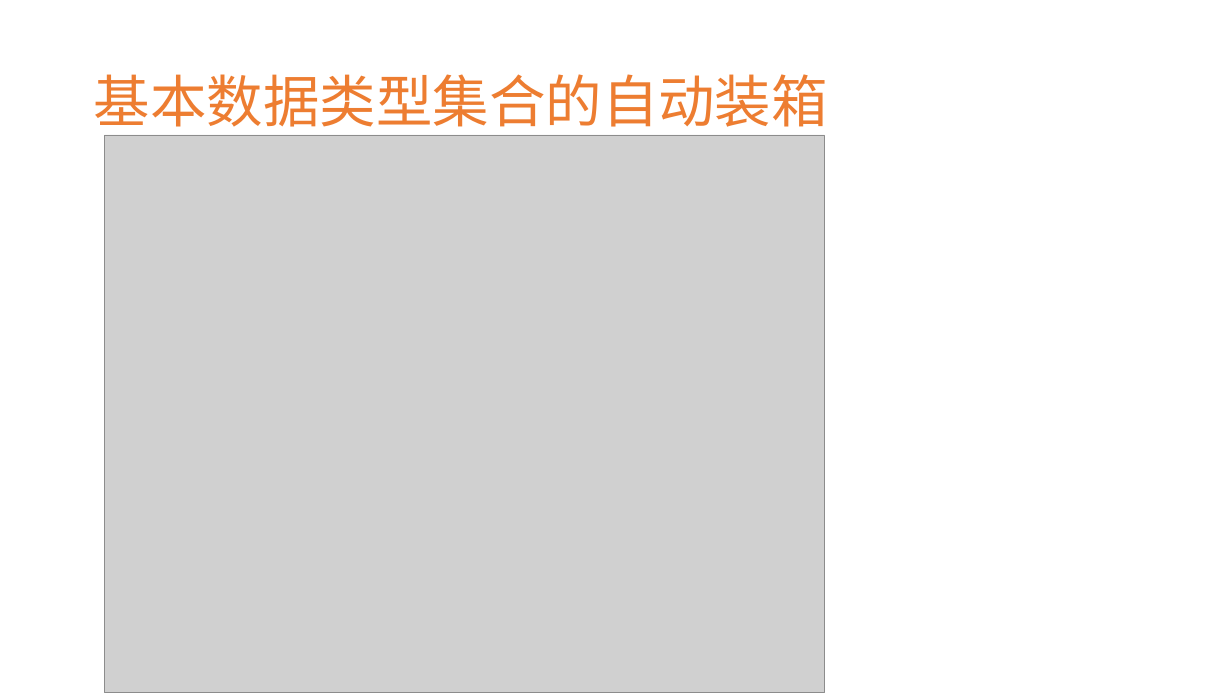
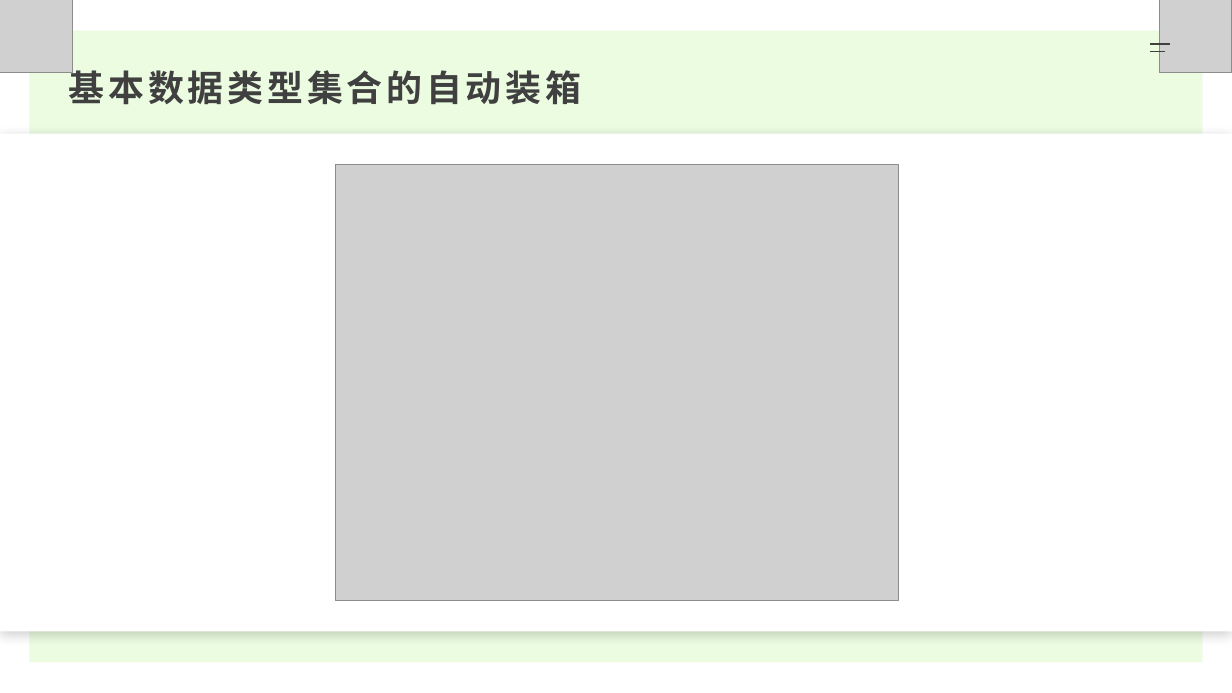
Before and after one commit to JiangJibo/project, a slide deck: slide 8 of web/src/main/resources/Java内存优化分享.pptx (slide 6 before the commit). Drawn at 1232x693 pixels with LibreOffice and Linux fonts; fonts in the diff are those of the drawing; grey boxes stand for pictures. Boxes give left, top, right and bottom in pixels: in the first picture for what was removed or moved away, otherwise in the second. Text is boxed around its words. In the diff, an @@ line names an element or a change of style, - is before the commit and + after.

```diff
--- a/web/src/main/resources/Java内存优化分享.pptx
+++ b/web/src/main/resources/Java内存优化分享.pptx
@@ picture added at (0, 0, 73, 73) @@
@@ picture added at (1160, 0, 1232, 73) @@
@@ rectangle added at (30, 30, 1202, 663), fill #EBFCE1 @@
@@ line added from (1150, 44) to (1171, 44), #404040 1 pt @@
@@ line added from (1150, 52) to (1165, 52), #404040 1 pt @@
@@ text "基本数据类型集合的自动装箱": place and size @@
-text "基本数据类型集合的自动装箱" at (94, 74, 828, 137)
+text "基本数据类型集合的自动装箱" at (69, 64, 582, 105)
@@ text "基本数据类型集合的自动装箱" at (69, 64, 582, 105): size 44 to 28 pt, text colour #ED7D31 to #404040, letter spacing 0 to 3 pt, bold on; line spacing 0.9 to 1; more space between paragraphs; vertical alignment middle to top @@
@@ rectangle added at (0, 134, 1232, 632), fill #FFFFFF @@
@@ picture: place and size @@
-picture at (104, 135, 824, 693)
+picture at (336, 165, 899, 601)
```
Also in this commit, not shown: 3 other slides changed, 15 slides added, 3 slides removed.
